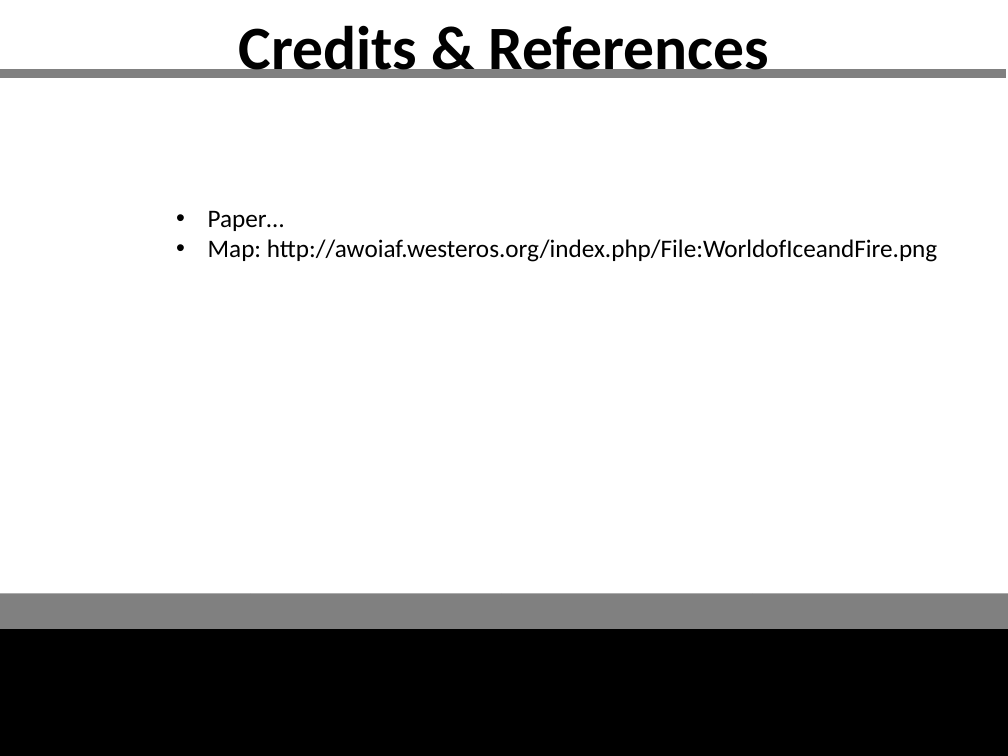
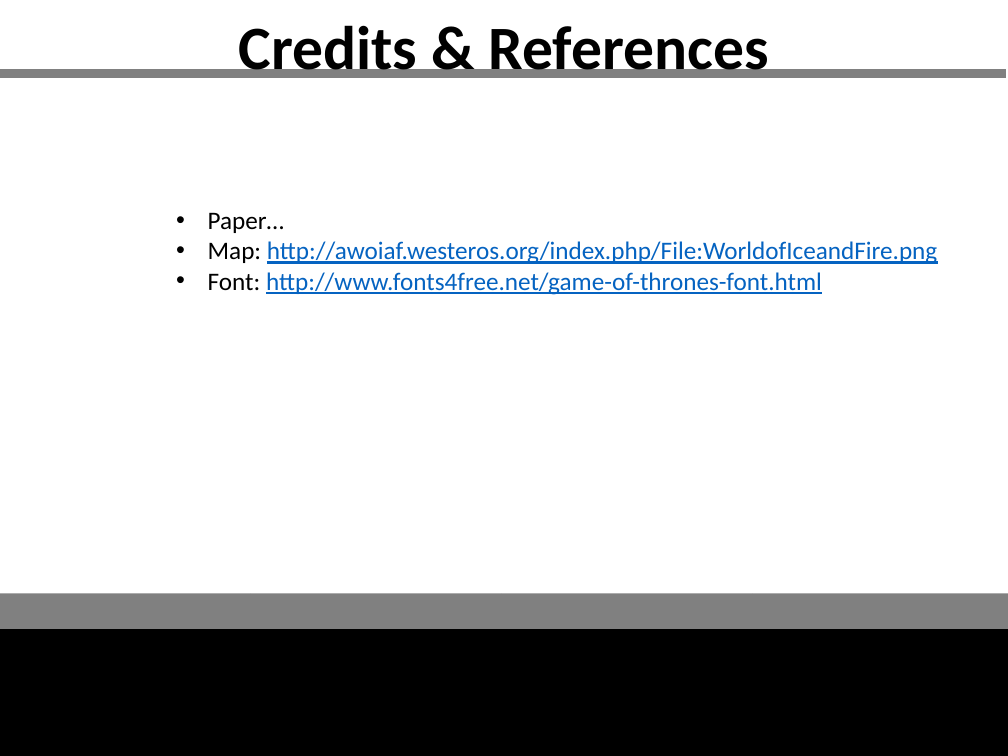
Before and after one commit to GraffL/talk-online-tsp, a slide deck: slide 22 of Präsentation43.pptx (slide 19 before the commit). Drawn at 1008x756 pixels with LibreOffice and Linux fonts; fonts in the diff are those of the drawing. Boxes give left, top, right and bottom in pixels: in the first picture for what was removed or moved away, otherwise in the second. Text is boxed around its words. In the diff, an @@ line names an element or a change of style, - is before the commit and + after.

```diff
--- a/Präsentation43.pptx
+++ b/Präsentation43.pptx
@@ text at (208,241,937,264): text colour #000000 to #0563C1, underline on in "http://awoiaf.westeros.org/index.php/File:WorldofIceandFire. ..." @@
@@ text at (208,272,822,295): paragraph added @@
+• Font: http://www.fonts4free.net/game-of-thrones-font.html
```
Also in this commit, not shown: 4 other slides changed, 4 slides added, 1 slide removed.
